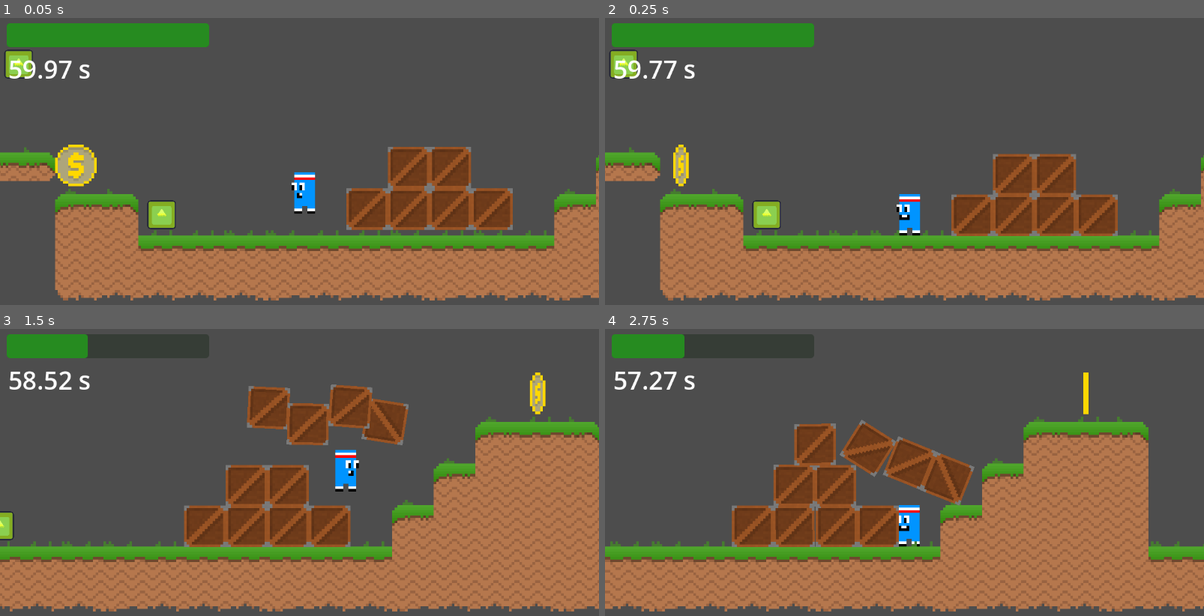
Above: before the commit, frames 1-4 (two rows, left to right).
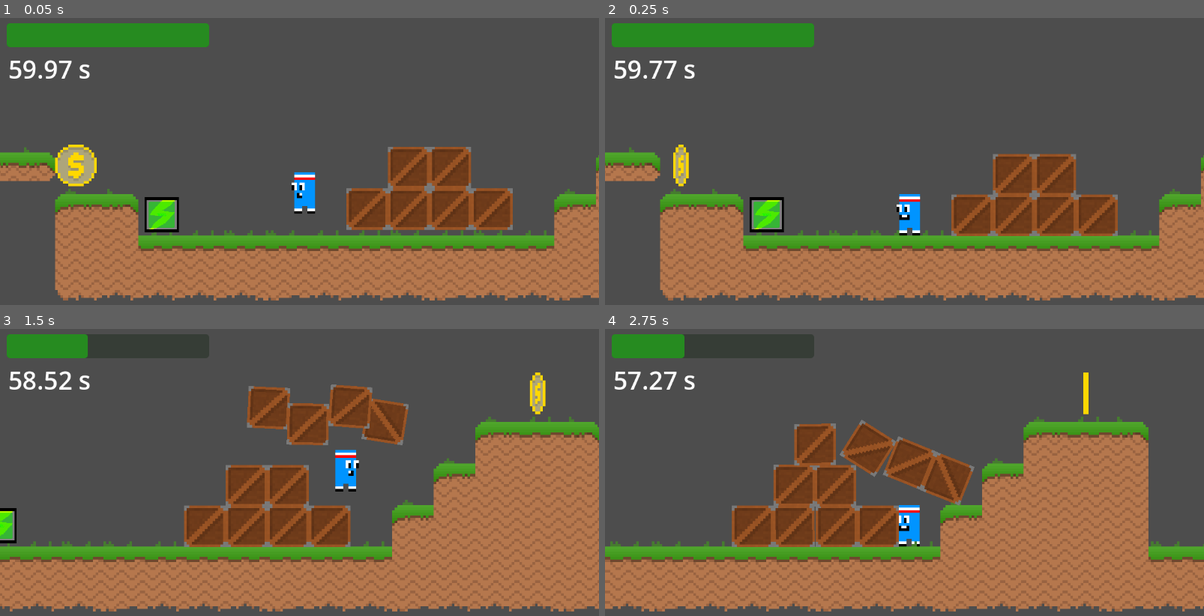
Above: after the commit, the same moments.

Repository: TucaoBad00/GodotRun
Game: Godot game, scene res://scenes/main.tscn
Two runs of this game, one before a commit and one after it. Both use one fixed random seed, a clock stepped at 60 frames per second and the inputs below. The engine's default icon, where the game draws it, is replaced by a stand-in: a white triangle on a blue panel in a dark square.
Inputs:
- Up to frame 1 (0.05 s): no input
- Up to frame 2 (0.25 s): no input
- Up to frame 3 (1.5 s): hold Shift (player_run) 0.53-1.28 s; hold Right (player_right) from 0.53 s (still down); tap Space (player_jump) at 0.77 s; tap F at 1.35 s
- Up to frame 4 (2.75 s): tap Space (player_jump) at 1.52 s; release Right (player_right) at 2.03 s; hold Left (player_left) from 2.03 s (still down); hold Shift (player_run) from 2.03 s (still down)

The runs differ from the first frame. In frame 1, 1.1% of the frame differs, in the area x 0-30%, y 10-75%; in frame 2, 1.1%; in frame 3, 0.3%; in frame 4, nothing differs.

Commit message:
não vai ter como, vai ter que dar pra mim

Diff:
--- a/scenes/main.tscn
+++ b/scenes/main.tscn
@@ -83,9 +83,6 @@
 tile_map_data = PackedByteArray("AAAAAAEAAAABAAAAAAABAAEAAAABAAAAAAACAAEAAAACAAAAAAADAAEAAAABAAAAAAAEAAEAAAACAAAAAAAFAA …(5552 unchanged characters)…
 tile_set = ExtResource("5_tbgi4")
 
-[node name="StaminaZone" parent="." unique_id=1058024644 instance=ExtResource("5_tefeu")]
-position = Vector2(-55.000004, 10.999995)
-
 [node name="CanvasLayer" type="CanvasLayer" parent="." unique_id=201750664]
 
 [node name="ProgressBar" type="ProgressBar" parent="CanvasLayer" unique_id=2135853682 node_paths=PackedStringArray("Player")]
@@ -114,25 +111,28 @@
 autostart = true
 
 [node name="StaminaZone2" parent="." unique_id=1161588843 instance=ExtResource("5_tefeu")]
-position = Vector2(-110, -47)
+position = Vector2(-130.00002, -79.00001)
+
+[node name="StaminaZone" parent="." unique_id=1058024644 instance=ExtResource("5_tefeu")]
+position = Vector2(-55.000004, 10.999995)
 
 [connection signal="body_entered" from="TileMapLayer/Coin" to="TileMapLayer/Coin" method="_on_body_entered"]
-[connection signal="body_entered" from="TileMapLayer/@Area2D@35436" to="TileMapLayer/@Area2D@35436" method="_on_body_entered"]
-[connection signal="body_entered" from="TileMapLayer/@Area2D@35437" to="TileMapLayer/@Area2D@35437" method="_on_body_entered"]
-[connection signal="body_entered" from="TileMapLayer/@Area2D@35438" to="TileMapLayer/@Area2D@35438" method="_on_body_entered"]
-[connection signal="body_entered" from="TileMapLayer/@Area2D@35439" to="TileMapLayer/@Area2D@35439" method="_on_body_entered"]
-[connection signal="body_entered" from="TileMapLayer/@Area2D@35440" to="TileMapLayer/@Area2D@35440" method="_on_body_entered"]
-[connection signal="body_entered" from="TileMapLayer/@Area2D@35441" to="TileMapLayer/@Area2D@35441" method="_on_body_entered"]
-[connection signal="body_entered" from="TileMapLayer/@Area2D@35442" to="TileMapLayer/@Area2D@35442" method="_on_body_entered"]
-[connection signal="body_entered" from="TileMapLayer/@Area2D@35443" to="TileMapLayer/@Area2D@35443" method="_on_body_entered"]
-[connection signal="body_entered" from="TileMapLayer/@Area2D@35449" to="TileMapLayer/@Area2D@35449" method="_on_body_entered"]
-[connection signal="body_entered" from="TileMapLayer/@Area2D@35450" to="TileMapLayer/@Area2D@35450" method="_on_body_entered"]
-[connection signal="body_entered" from="TileMapLayer/@Area2D@35451" to="TileMapLayer/@Area2D@35451" method="_on_body_entered"]
-[connection signal="body_entered" from="TileMapLayer/@Area2D@35452" to="TileMapLayer/@Area2D@35452" method="_on_body_entered"]
-[connection signal="body_entered" from="TileMapLayer/@Area2D@35453" to="TileMapLayer/@Area2D@35453" method="_on_body_entered"]
-[connection signal="body_entered" from="TileMapLayer/@Area2D@35454" to="TileMapLayer/@Area2D@35454" method="_on_body_entered"]
-[connection signal="body_entered" from="TileMapLayer/@Area2D@35455" to="TileMapLayer/@Area2D@35455" method="_on_body_entered"]
-[connection signal="body_entered" from="TileMapLayer/@Area2D@35456" to="TileMapLayer/@Area2D@35456" method="_on_body_entered"]
-[connection signal="body_entered" from="TileMapLayer/@Area2D@35457" to="TileMapLayer/@Area2D@35457" method="_on_body_entered"]
-[connection signal="body_entered" from="TileMapLayer/@Area2D@35458" to="TileMapLayer/@Area2D@35458" method="_on_body_entered"]
-[connection signal="body_entered" from="TileMapLayer/@Area2D@35459" to="TileMapLayer/@Area2D@35459" method="_on_body_entered"]
+[connection signal="body_entered" from="TileMapLayer/@Area2D@21663" to="TileMapLayer/@Area2D@21663" method="_on_body_entered"]
+[connection signal="body_entered" from="TileMapLayer/@Area2D@21664" to="TileMapLayer/@Area2D@21664" method="_on_body_entered"]
+[connection signal="body_entered" from="TileMapLayer/@Area2D@21665" to="TileMapLayer/@Area2D@21665" method="_on_body_entered"]
+[connection signal="body_entered" from="TileMapLayer/@Area2D@21666" to="TileMapLayer/@Area2D@21666" method="_on_body_entered"]
+[connection signal="body_entered" from="TileMapLayer/@Area2D@21667" to="TileMapLayer/@Area2D@21667" method="_on_body_entered"]
+[connection signal="body_entered" from="TileMapLayer/@Area2D@21668" to="TileMapLayer/@Area2D@21668" method="_on_body_entered"]
+[connection signal="body_entered" from="TileMapLayer/@Area2D@21669" to="TileMapLayer/@Area2D@21669" method="_on_body_entered"]
+[connection signal="body_entered" from="TileMapLayer/@Area2D@21670" to="TileMapLayer/@Area2D@21670" method="_on_body_entered"]
+[connection signal="body_entered" from="TileMapLayer/@Area2D@21676" to="TileMapLayer/@Area2D@21676" method="_on_body_entered"]
+[connection signal="body_entered" from="TileMapLayer/@Area2D@21677" to="TileMapLayer/@Area2D@21677" method="_on_body_entered"]
+[connection signal="body_entered" from="TileMapLayer/@Area2D@21678" to="TileMapLayer/@Area2D@21678" method="_on_body_entered"]
+[connection signal="body_entered" from="TileMapLayer/@Area2D@21679" to="TileMapLayer/@Area2D@21679" method="_on_body_entered"]
+[connection signal="body_entered" from="TileMapLayer/@Area2D@21680" to="TileMapLayer/@Area2D@21680" method="_on_body_entered"]
+[connection signal="body_entered" from="TileMapLayer/@Area2D@21681" to="TileMapLayer/@Area2D@21681" method="_on_body_entered"]
+[connection signal="body_entered" from="TileMapLayer/@Area2D@21682" to="TileMapLayer/@Area2D@21682" method="_on_body_entered"]
+[connection signal="body_entered" from="TileMapLayer/@Area2D@21683" to="TileMapLayer/@Area2D@21683" method="_on_body_entered"]
+[connection signal="body_entered" from="TileMapLayer/@Area2D@21684" to="TileMapLayer/@Area2D@21684" method="_on_body_entered"]
+[connection signal="body_entered" from="TileMapLayer/@Area2D@21685" to="TileMapLayer/@Area2D@21685" method="_on_body_entered"]
+[connection signal="body_entered" from="TileMapLayer/@Area2D@21686" to="TileMapLayer/@Area2D@21686" method="_on_body_entered"]
--- a/scenes/stamina_zone.tscn
+++ b/scenes/stamina_zone.tscn
@@ -1,6 +1,6 @@
 [gd_scene format=3 uid="uid://i3e3ravbcnvq"]
 
-[ext_resource type="Texture2D" uid="uid://dkcob5gx2lv7w" path="res://sprites/icon.svg" id="1_wld70"]
+[ext_resource type="Texture2D" uid="uid://be5f4swh42ykg" path="res://sprites/staminaCharger.png" id="1_wld70"]
 
 [sub_resource type="GDScript" id="GDScript_tbgi4"]
 resource_name = "StaminaZone"
@@ -45,16 +45,17 @@
 shape = SubResource("RectangleShape2D_sg5wv")
 
 [node name="Sprite2D" type="Sprite2D" parent="." unique_id=612392395]
-position = Vector2(0, 2.2888184e-05)
-scale = Vector2(0.99999994, 0.99999994)
+position = Vector2(-4.7683716e-07, 7.1525574e-06)
+scale = Vector2(1.6823654, 2.0609674)
 texture = ExtResource("1_wld70")
 
 [node name="ProgressBar" type="ProgressBar" parent="." unique_id=1463612209]
-modulate = Color(1.6023252, 11.186601, 0.00027382356, 1)
+modulate = Color(0, 14.243845, 0, 1)
+self_modulate = Color(2.0455569e-07, 0.3805425, 0.08430625, 1)
 offset_left = -58.181763
-offset_top = -57.535286
+offset_top = -57.535282
 offset_right = 58.181885
-offset_bottom = 57.535393
+offset_bottom = 57.535397
 max_value = 5.0
 
 [node name="Timer" type="Timer" parent="." unique_id=653898570]
Binary file added: sprites/staminaCharger.png
Not shown, added: sprites/staminaCharger.png.import
